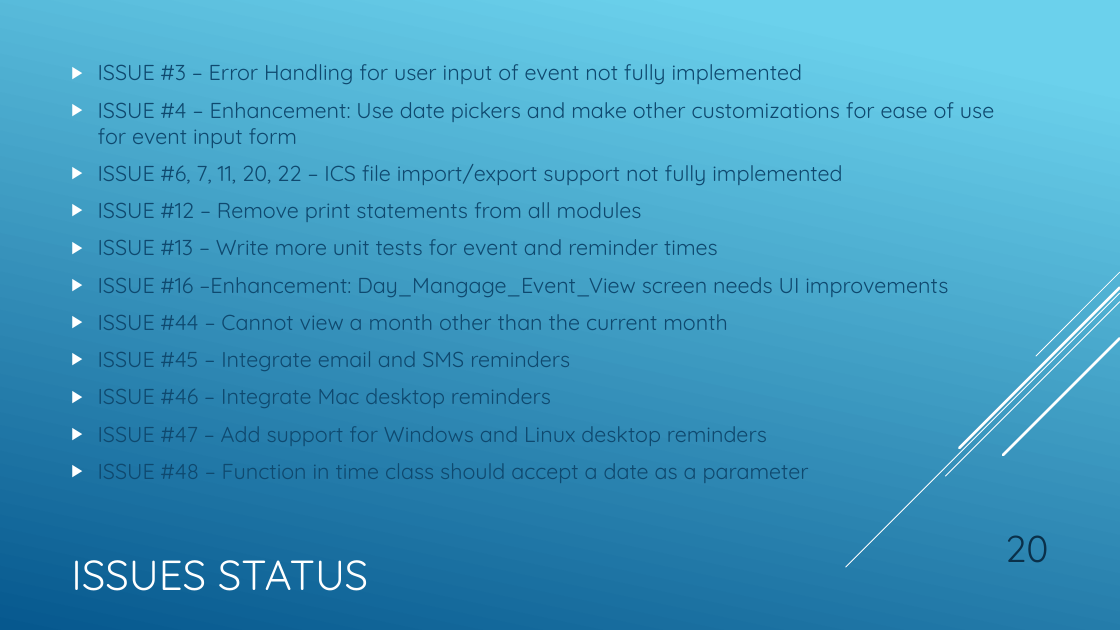
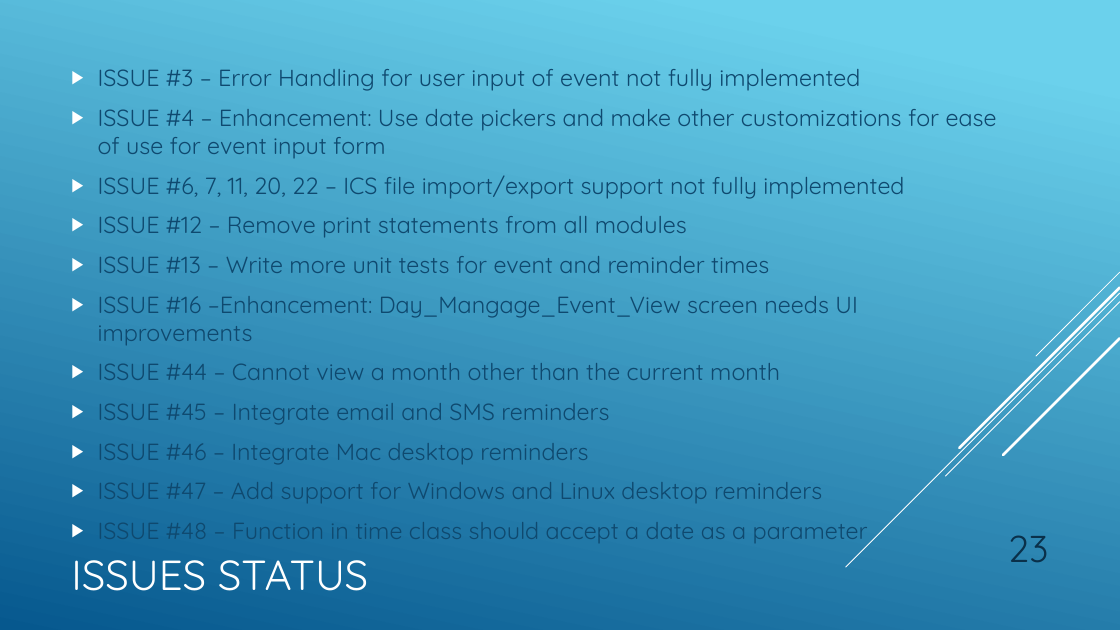
Before and after one commit to AndrewERAU/Calendar, a slide deck: slide 23 of docs/SE420_Sverdrup_Leffler_DiPinto_Velarde.pptx (slide 20 before the commit). Drawn at 1120x630 pixels with LibreOffice and Linux fonts; fonts in the diff are those of the drawing. Boxes give left, top, right and bottom in pixels: in the first picture for what was removed or moved away, otherwise in the second. Text is boxed around its words. In the diff, an @@ line names an element or a change of style, - is before the commit and + after.

Commit message:
update presentation

```diff
--- a/docs/SE420_Sverdrup_Leffler_DiPinto_Velarde.pptx
+++ b/docs/SE420_Sverdrup_Leffler_DiPinto_Velarde.pptx
@@ text "ISSUE #3 – Error Handling ..." at (98, 69, 997, 546): size 18.5 to 20 pt @@
@@ page number at (1008, 535, 1049, 562): text changed @@
-20
+23
```
Also in this commit, not shown: 3 slides added.
